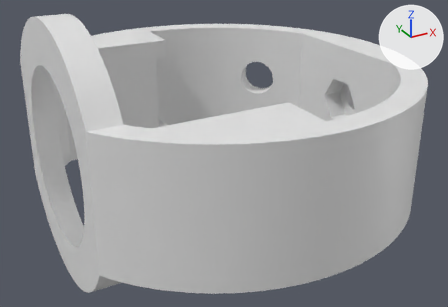
What one commit did to the OBJ model Structure/meshes/joystick/JoystickRotorFrame.obj.
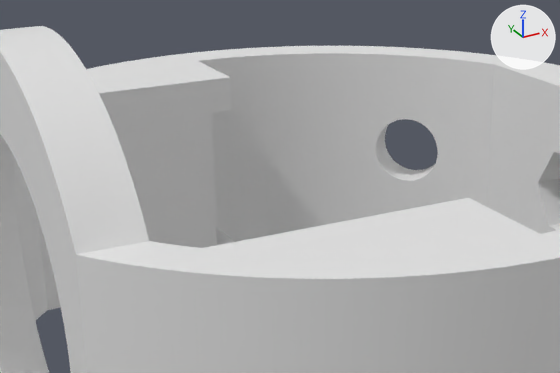
There are two pictures of each version: one whole from a camera (50 mm lens) standing at (-33.7, -63.0, 27.5) and looking at (0.4, -0.9, -3.5), one close up on the part from 10% to 75% of the width and 0% to 63% of the height. The axes (+X, +Y, +Z) are drawn at upper right. The lights are the same throughout. Where no turn or scale is listed for an object, it has been applied to the vertices.

The older version as bpy lines, for what is in view:
```python
me_joystickrotorframe = bpy.data.meshes.new('JoystickRotorFrame')
me_joystickrotorframe.from_pydata(...)  # 1625 vertices, 3262 faces; spans x -20.0..23.8, y -23.8..23.8, z -15.0..15.0
ob_joystickrotorframe = bpy.data.objects.new('JoystickRotorFrame', me_joystickrotorframe)
ob_joystickrotorframe.location = (0.0, 0.0, 0.0)
```
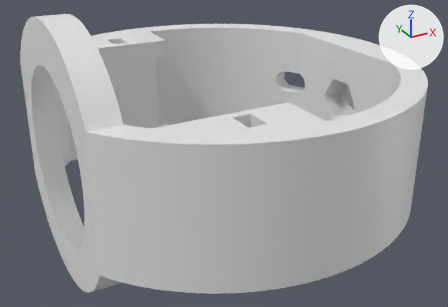
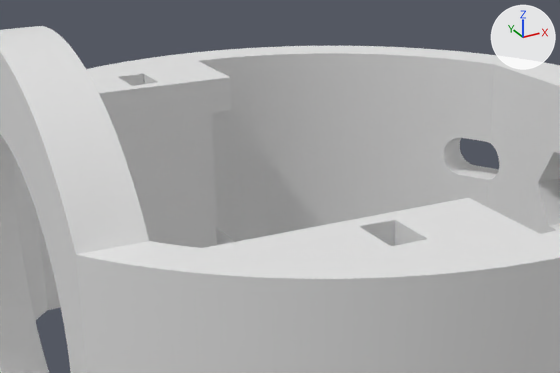
Location of each change, (x1, y1, x2, y2) in pixels of the close-ups (560 x 373 px; the box of a moved part takes in the faces that stretch with it):
part 1 of me_joystickrotorframe, moved or reshaped: before (366, 54, 457, 217); after (428, 57, 554, 231)
part 2 of me_joystickrotorframe, added: after (86, 62, 203, 93)
part 3 of me_joystickrotorframe, added: after (203, 204, 495, 279)

The change, as a diff of the scene's bpy script:
```diff
--- a/Structure/meshes/joystick/JoystickRotorFrame.obj.py
+++ b/Structure/meshes/joystick/JoystickRotorFrame.obj.py
@@ me_joystickrotorframe @@
 # used by ob_joystickrotorframe; location = (0.0, 0.0, 0.0)
-me_joystickrotorframe.from_pydata(...)  # 1625 vertices, 3262 faces; spans x -20.0..23.8, y -23.8..23.8, z -15.0..15.0
+me_joystickrotorframe.from_pydata(...)  # 1690 vertices, 3392 faces; spans x -20.0..23.8, y -23.8..23.8, z -15.0..15.0
+# me_joystickrotorframe part 1: 31 vertices moved from x 16.3..18.5, y 13.0..15.1, z -1.3..1.2 to x 16.8..19.5, y 12.2..14.0, z -1.1..1.1; 257 vertices removed from x 13.0..18.5, y 13.0..18.5, z -2.5..2.5; 290 vertices added at x 16.8..21.8, y 8.0..14.0, z -1.5..1.5
+# me_joystickrotorframe part 2: 8 vertices added at x -7.0..-5.0, y 16.0..19.0, z 5.5..7.5
+# me_joystickrotorframe part 3: 8 vertices added at x -7.0..-5.0, y -19.0..-16.0, z 5.5..7.5
```
